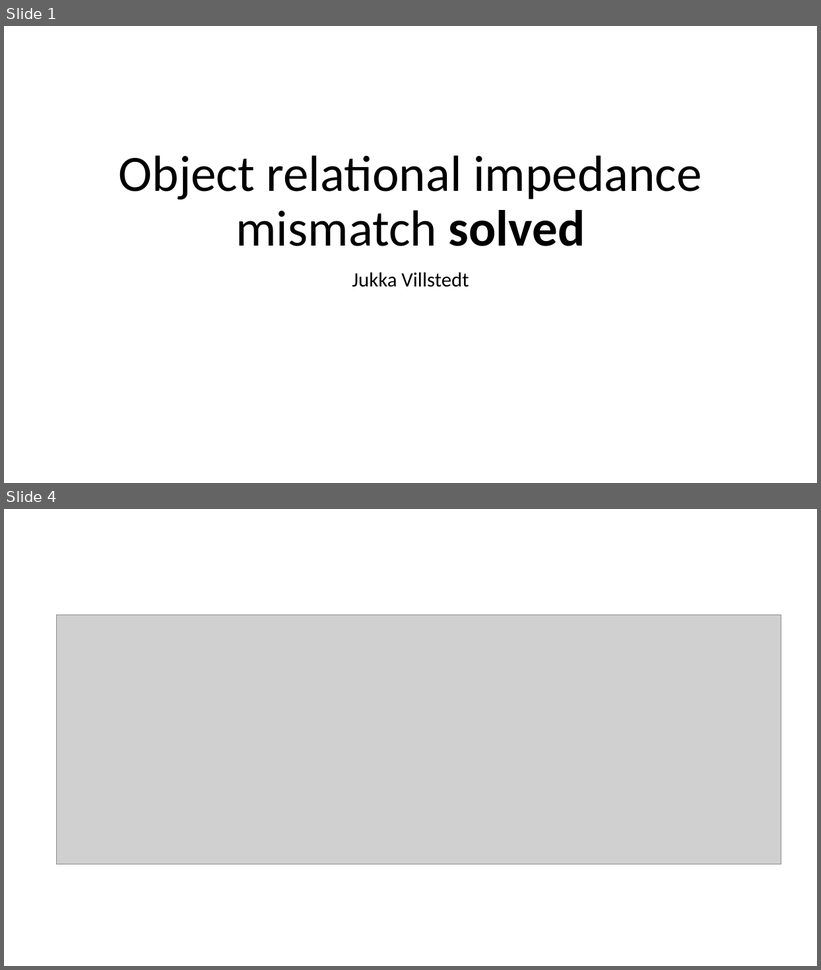
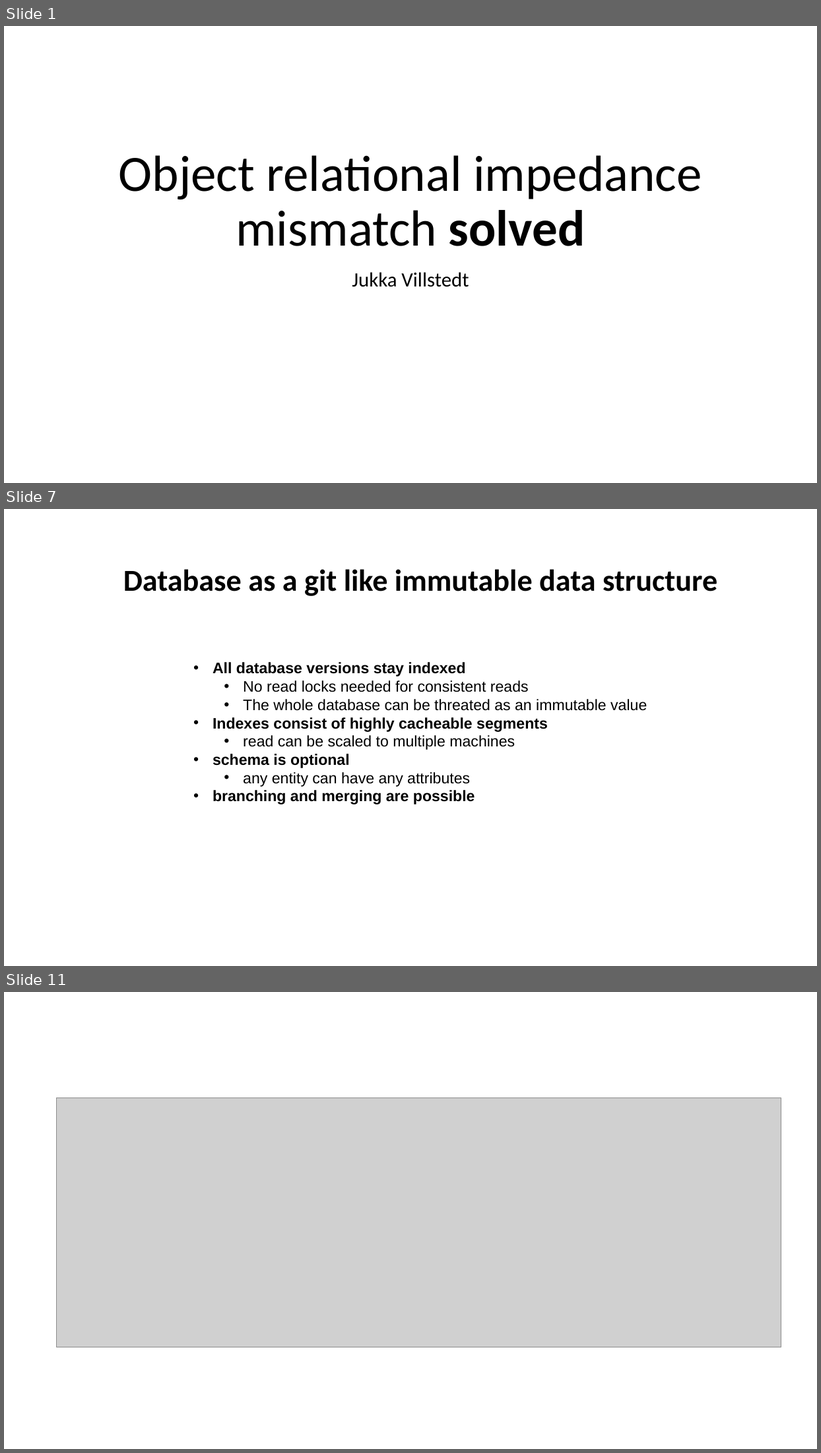
Before and after one commit to jvillste/dali, a slide deck: doc/object-relational-impedance-mismatch-solved.pptx. Shown one above the other, each under a label of ours: slides 1 and 4 before the commit, slides 1, 7 and 11 after it; the slides between them are not shown. The pictures are 821x970 and 821x1453 pixels, drawn with LibreOffice and Linux fonts; fonts in the diff are those of the drawing; grey boxes stand for pictures. Boxes give left, top, right and bottom in pixels: in the first picture for what was removed or moved away, otherwise in the second. Text is boxed around its words. In the diff, an @@ line names an element or a change of style, - is before the commit and + after.

```diff
--- a/doc/object-relational-impedance-mismatch-solved.pptx
+++ b/doc/object-relational-impedance-mismatch-solved.pptx
@@ slide 7 added at (x1=4, y1=509, x2=817, y2=966), background #FFFFFF @@
@@ text added at (x1=123, y1=569, x2=717, y2=596), 36 pt, text #000000, bold @@
+Database as a git like immutable data structure
@@ text added at (x1=213, y1=662, x2=647, y2=805), 18 pt, text #000000 @@
+• All database versions stay indexed
+  • No read locks needed for consistent reads
+  • The whole database can be threated as an immutable value
+• Indexes consist of highly cacheable segments
+  • read can be scaled to multiple machines
+• schema is optional
+  • any entity can have any attributes
+• branching and merging are possible
@@ what was slide 4 is now slide 11 @@
```
Also in this commit, not shown: 1 slide changed, 10 other slides added, 1 slide removed, 22 other files.
